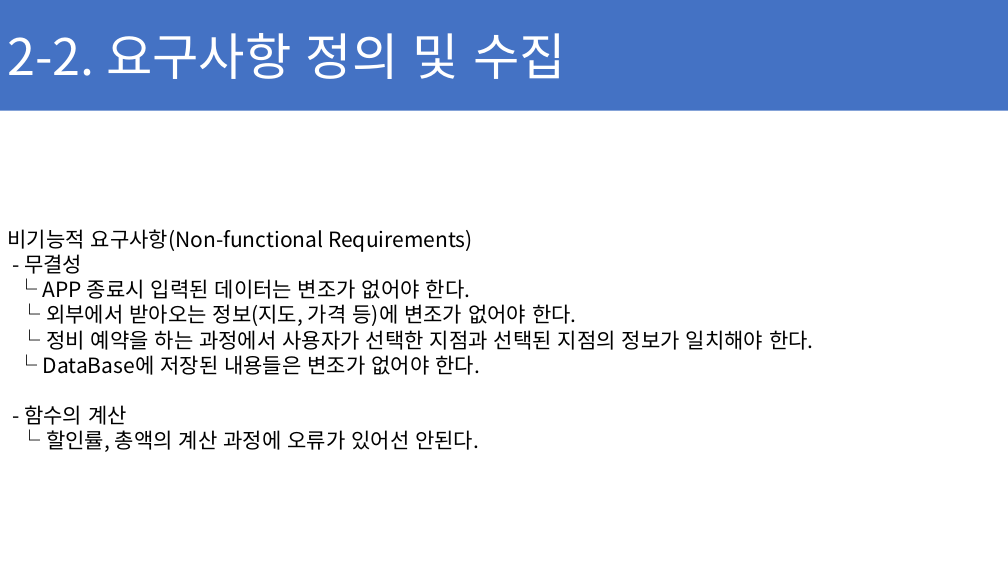
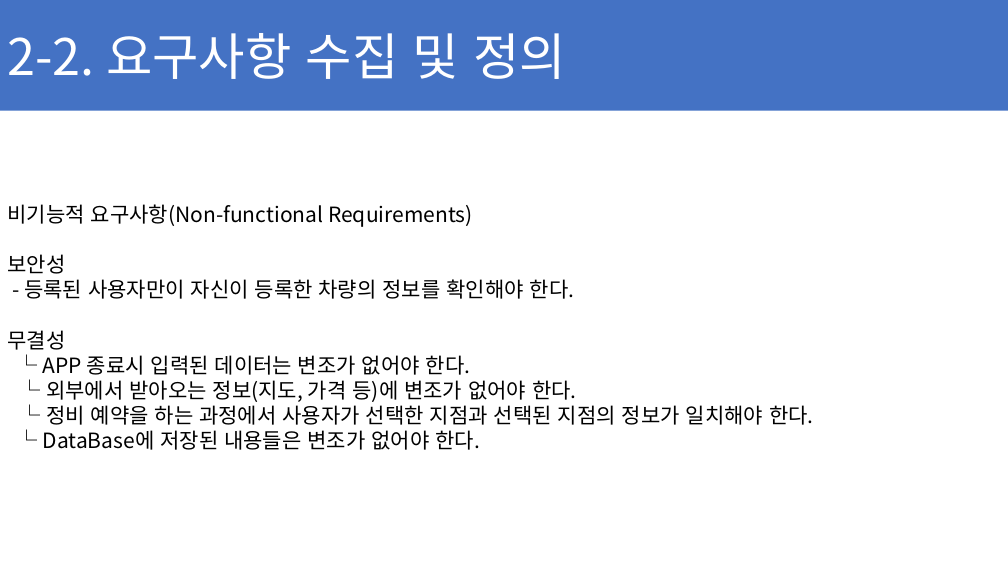
Before and after one commit to ChaeSung-Lee/DJ_InternShip, a slide deck: slide 21 of 2021_Summer/jp.hong/Project_BnC_jph.pptx (slide 19 before the commit). Drawn at 1008x567 pixels with LibreOffice and Linux fonts; fonts in the diff are those of the drawing. Boxes give left, top, right and bottom in pixels: in the first picture for what was removed or moved away, otherwise in the second. Text is boxed around its words. In the diff, an @@ line names an element or a change of style, - is before the commit and + after.

```diff
--- a/2021_Summer/jp.hong/Project_BnC_jph.pptx
+++ b/2021_Summer/jp.hong/Project_BnC_jph.pptx
@@ text in rectangle at (x1=7, y1=33, x2=566, y2=79): text changed @@
-2-2. 요구사항 정의 및 수집
+2-2. 요구사항 수집 및 정의
@@ text at (x1=7, y1=254, x2=575, y2=350): text changed @@
-- 무결성
+보안성
+- 등록된 사용자만이 자신이 등록한 차량의 정보를 확인해야 한다.
+무결성
@@ text at (x1=24, y1=405, x2=479, y2=452): paragraphs removed @@
-- 함수의 계산
-└ 할인률, 총액의 계산 과정에 오류가 있어선 안된다.
```
Also in this commit, not shown: 11 other slides changed, 3 slides added, 1 slide removed.
